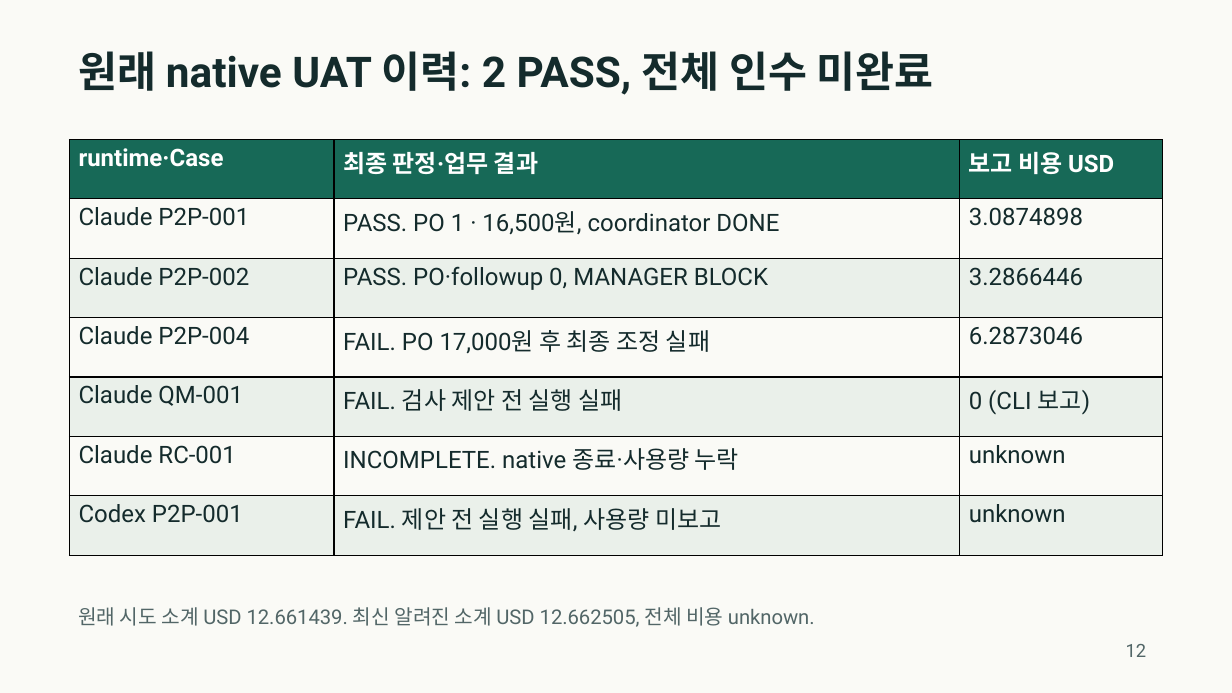
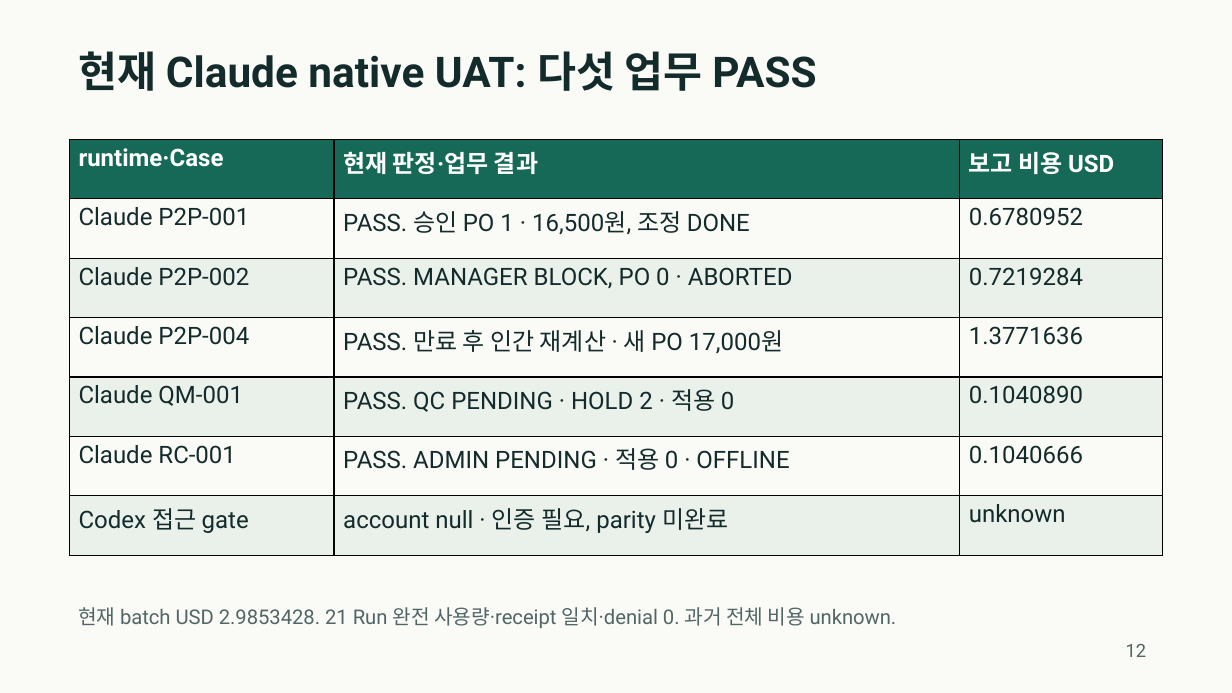
Before and after one commit to se0nghe0n/mulino-coreano-erp, a slide deck: slide 12 of docs/portfolio/mulino-coreano-portfolio-ko.pptx. Drawn at 1232x693 pixels with LibreOffice and Linux fonts; fonts in the diff are those of the drawing. Boxes give left, top, right and bottom in pixels: in the first picture for what was removed or moved away, otherwise in the second. Text is boxed around its words. In the diff, an @@ line names an element or a change of style, - is before the commit and + after.

Commit message:
docs(portfolio): 현재 Claude 다섯 업무 인수 증거 반영

```diff
--- a/docs/portfolio/mulino-coreano-portfolio-ko.pptx
+++ b/docs/portfolio/mulino-coreano-portfolio-ko.pptx
@@ text at bbox=[78, 51, 816, 91]: text changed @@
-원래 native UAT 이력: 2 PASS, 전체 인수 미완료
+현재 Claude native UAT: 다섯 업무 PASS
@@ table at bbox=[69, 140, 1163, 555] @@
-row 1, column 2: 최종 판정·업무 결과
+row 1, column 2: 현재 판정·업무 결과
-row 2, column 2: PASS. PO 1 · 16,500원, coordinator DONE
+row 2, column 2: PASS. 승인 PO 1 · 16,500원, 조정 DONE
-row 2, column 3: 3.0874898
+row 2, column 3: 0.6780952
-row 3, column 2: PASS. PO·followup 0, MANAGER BLOCK
+row 3, column 2: PASS. MANAGER BLOCK, PO 0 · ABORTED
-row 3, column 3: 3.2866446
+row 3, column 3: 0.7219284
-row 4, column 2: FAIL. PO 17,000원 후 최종 조정 실패
+row 4, column 2: PASS. 만료 후 인간 재계산 · 새 PO 17,000원
-row 4, column 3: 6.2873046
+row 4, column 3: 1.3771636
-row 5, column 2: FAIL. 검사 제안 전 실행 실패
+row 5, column 2: PASS. QC PENDING · HOLD 2 · 적용 0
-row 5, column 3: 0 (CLI 보고)
+row 5, column 3: 0.1040890
-row 6, column 2: INCOMPLETE. native 종료·사용량 누락
+row 6, column 2: PASS. ADMIN PENDING · 적용 0 · OFFLINE
-row 6, column 3: unknown
+row 6, column 3: 0.1040666
-row 7, column 1: Codex P2P-001
+row 7, column 1: Codex 접근 gate
-row 7, column 2: FAIL. 제안 전 실행 실패, 사용량 미보고
+row 7, column 2: account null · 인증 필요, parity 미완료
@@ text at bbox=[78, 607, 897, 628]: text changed @@
-원래 시도 소계 USD 12.661439. 최신 알려진 소계 USD 12.662505, 전체 비용 unknown.
+현재 batch USD 2.9853428. 21 Run 완전 사용량·receipt 일치·denial 0. 과거 전체 비용 unknown.
```
Also in this commit, not shown: 3 other slides changed, 11 other files.
